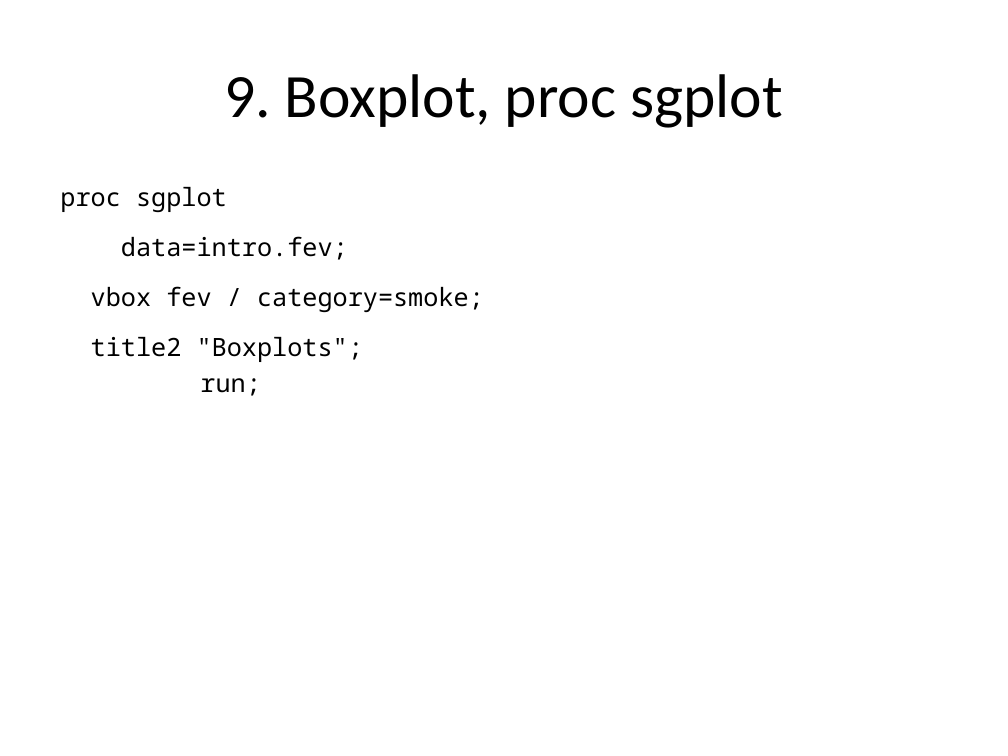
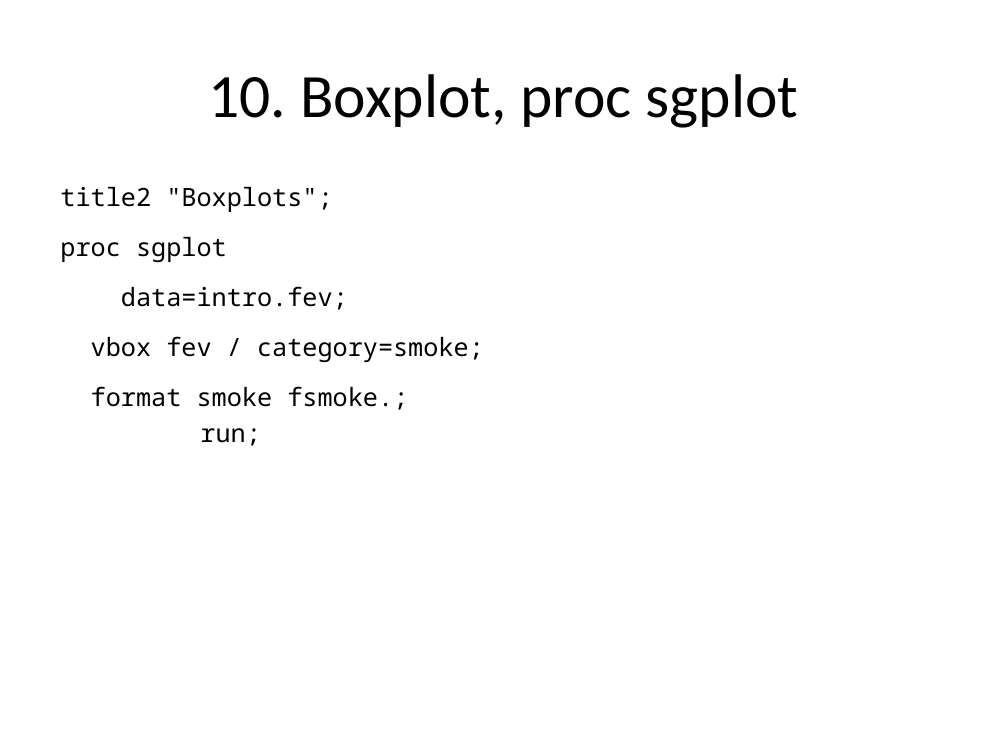
Before and after one commit to pmean/introduction-to-SAS, a slide deck: slide 19 of basics3/src/lecture03.pptx (slide 17 before the commit). Drawn at 1008x756 pixels with LibreOffice and Linux fonts; fonts in the diff are those of the drawing. Boxes give left, top, right and bottom in pixels: in the first picture for what was removed or moved away, otherwise in the second. Text is boxed around its words. In the diff, an @@ line names an element or a change of style, - is before the commit and + after.

```diff
--- a/basics3/src/lecture03.pptx
+++ b/basics3/src/lecture03.pptx
@@ title at box(209, 74, 799, 128): text changed @@
-9. Boxplot, proc sgplot
+10. Boxplot, proc sgplot
@@ text at box(60, 187, 484, 446): text changed @@
-proc sgplot
-data=intro.fev;
-vbox fev / category=smoke;
-title2 "Boxplots";
-run;
+title2 "Boxplots";
+proc sgplot
+data=intro.fev;
+vbox fev / category=smoke;
+format smoke fsmoke.;
+run;
```
Also in this commit, not shown: 11 other slides changed, 8 slides added, 5 slides removed, 17 other files.
